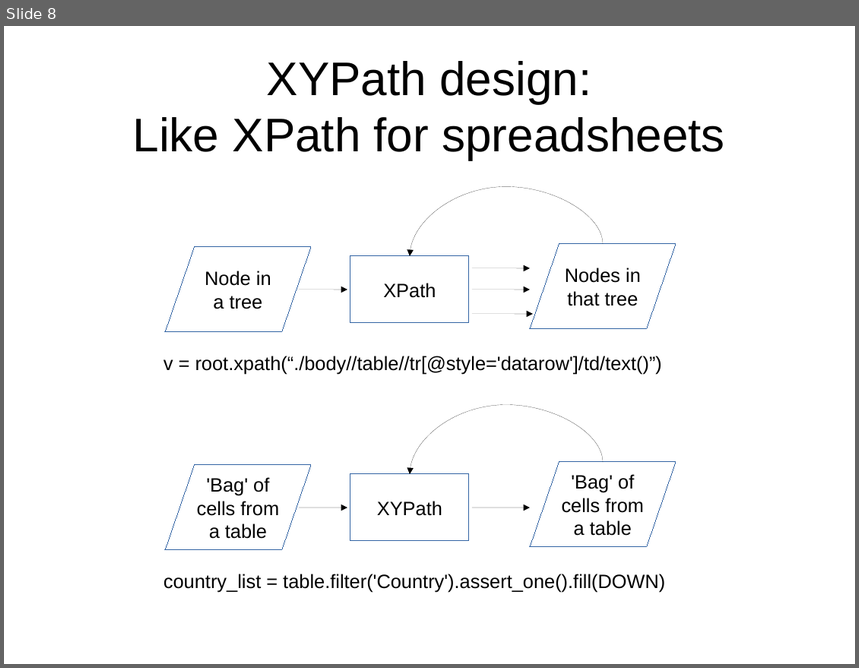
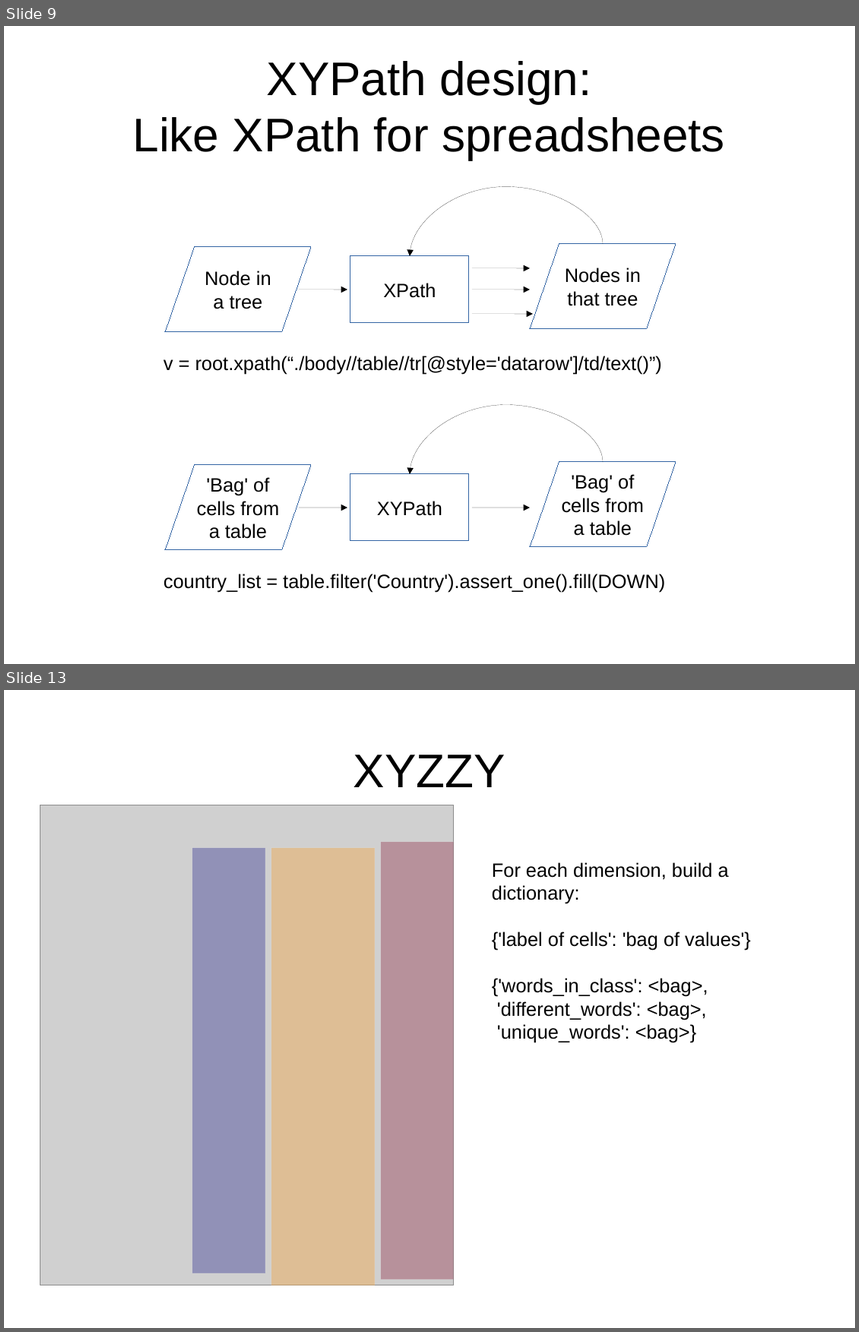
Before and after one commit to sensiblecodeio/xypath, a slide deck: presentation.odp. Shown one above the other, each under a label of ours: slide 8 before the commit, slides 9 and 13 after it; the slides between them are not shown. The pictures are 859x668 and 859x1332 pixels, drawn with LibreOffice and Linux fonts; fonts in the diff are those of the drawing; grey boxes stand for pictures. Boxes give left, top, right and bottom in pixels: in the first picture for what was removed or moved away, otherwise in the second. Text is boxed around its words. In the diff, an @@ line names an element or a change of style, - is before the commit and + after.

```diff
--- a/presentation.odp
+++ b/presentation.odp
@@ slide 13 added at (4,690,855,1328), background #FFFFFF @@
@@ title added at (354,755,506,787), 44 pt, text #000000 @@
+XYZZY
@@ picture added at (40,805,454,1287) @@
@@ rectangle added at (192,848,265,1274), fill #000080 at 30% opacity, outline #FFFFFF 0 pt @@
@@ rectangle added at (272,848,375,1287), fill #FF950E at 30% opacity, outline #FFFFFF 0 pt @@
@@ rectangle added at (381,842,454,1280), fill #7E0021 at 30% opacity, outline #FFFFFF 0 pt @@
@@ text added at (492,863,751,1043), 18 pt, text #000000 @@
+For each dimension, build a dictionary:
+{'label of cells': 'bag of values'}
+{'words_in_class': <bag>,
+'different_words': <bag>,
+'unique_words': <bag>}
@@ what was slide 8 is now slide 9 @@
```
Also in this commit, not shown: 2 slides changed, 8 other slides added, 4 slides removed.
